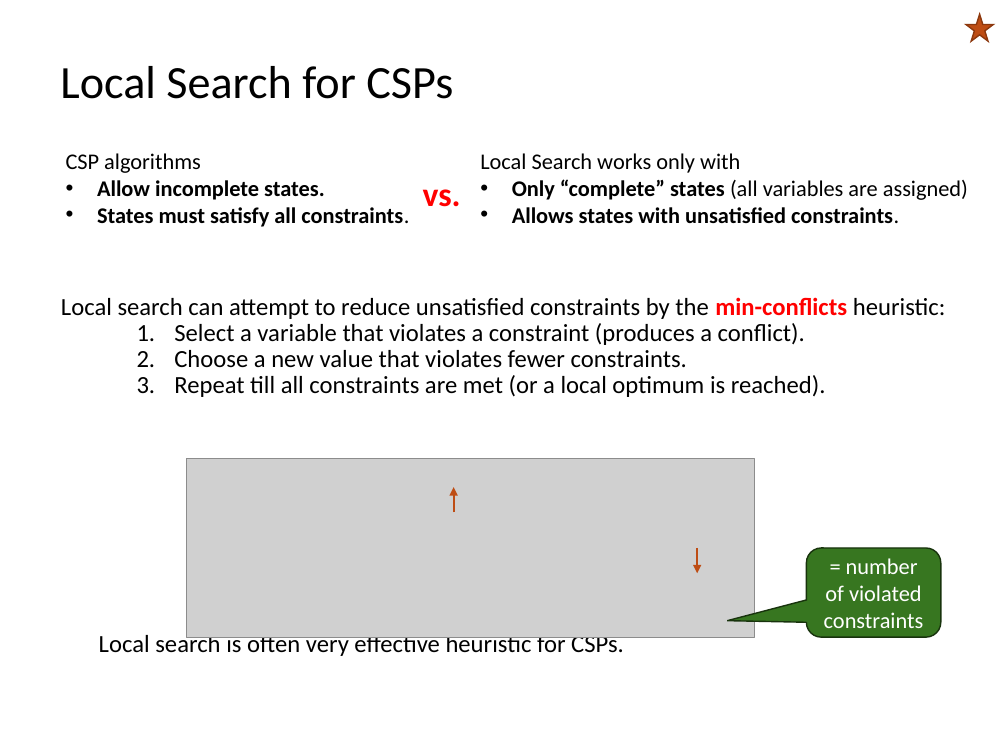
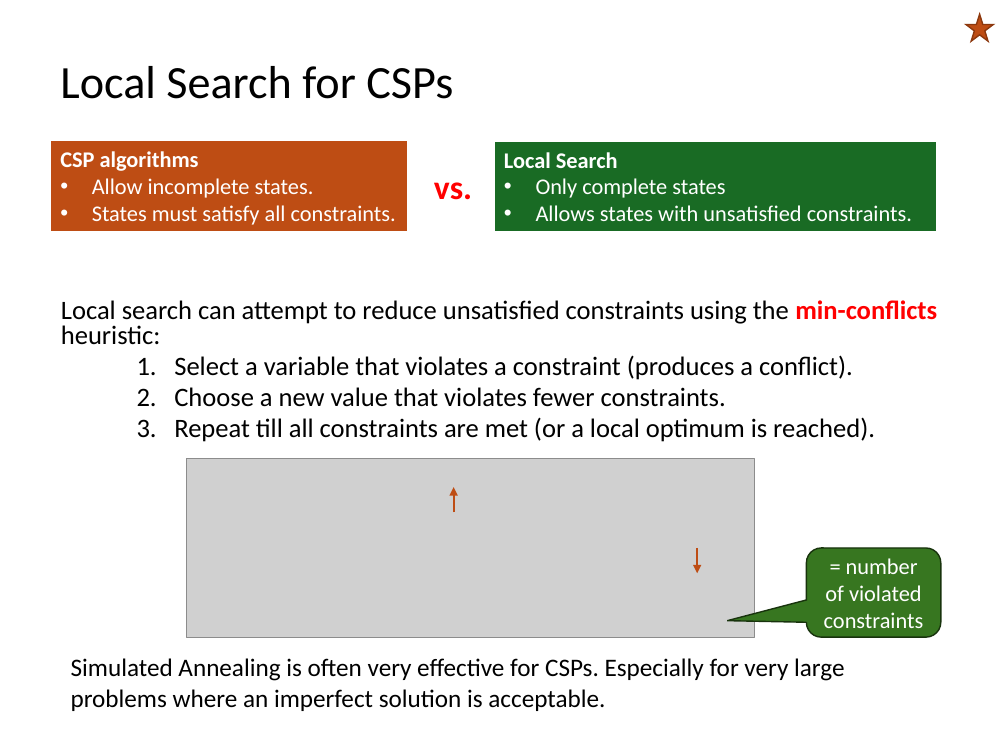
Before and after one commit to mhahsler/CS7320-AI, a slide deck: slide 21 of slides/06_CSP.pptx. Drawn at 1008x756 pixels with LibreOffice and Linux fonts; fonts in the diff are those of the drawing; grey boxes stand for pictures. Boxes give left, top, right and bottom in pixels: in the first picture for what was removed or moved away, otherwise in the second. Text is boxed around its words. In the diff, an @@ line names an element or a change of style, - is before the commit and + after.

```diff
--- a/slides/06_CSP.pptx
+++ b/slides/06_CSP.pptx
@@ rectangle "CSP algorithms": place and size @@
-rectangle "CSP algorithms" at <box>66,153,409,227</box>
+rectangle "CSP algorithms" at <box>50,140,408,232</box>
@@ rectangle "CSP algorithms" at <box>50,140,408,232</box>: text colour #000000 to #FFFFFF; bold on in "CSP algorithms"; bold off in "Allow incomplete states.", "States must satisfy all constraints."; fill none to #BE4D14; outline none to #FFFFFF 1.5 pt @@
@@ rectangle "Local Search": place and size @@
-rectangle "Local Search" at <box>480,153,968,223</box>
+rectangle "Local Search" at <box>494,141,936,233</box>
@@ rectangle "Local Search" at <box>494,141,936,233</box>: fill none to #196B24; outline none to #FFFFFF 1.5 pt @@
@@ text "vs.": place and size @@
-text "vs." at <box>423,189,461,207</box>
+text "vs." at <box>434,182,472,200</box>
@@ text in rectangle at <box>504,152,725,198</box>: text changed; text colour #000000 to #FFFFFF @@
-Local Search works only with
-• Only “complete” states (all variables are assigned)
+Local Search
+• Only complete states
@@ text in rectangle at <box>536,205,912,221</box>: text colour #000000 to #FFFFFF, bold off in "Allows states with unsatisfied constraints." @@
@@ text at <box>61,300,937,345</box>: text changed; size 17.6 to 19 pt @@
-Local search can attempt to reduce unsatisfied constraints by the min-conflicts heuristic:
+Local search can attempt to reduce unsatisfied constraints using the min-conflicts heuristic:
@@ text at <box>174,355,875,442</box>: size 17.6 to 19 pt in "Select a variable that violates a constraint ...", "Choose a new value that violates fewer ...", "Repeat till all constraints are met (or ..."; line spacing 0.7 to 0.8 @@
@@ text added at <box>71,658,844,711</box>, 18 pt, text #000000 @@
+  Simulated Annealing is often very effective for CSPs. Especially for very large problems where an imperfect solution is acceptable.
@@ text at <box>99,632,624,656</box>: paragraph removed @@
-  Local search is often very effective heuristic for CSPs.
```
Also in this commit, not shown: 14 other slides changed, 22 other files.
